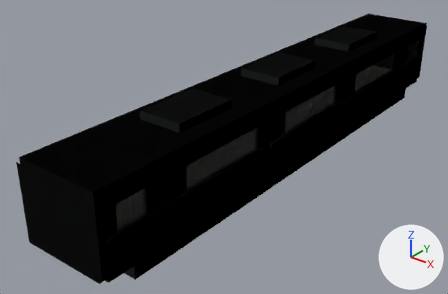
Renders of the glTF model assets/models/metro_voiture.glb from each side of a commit.
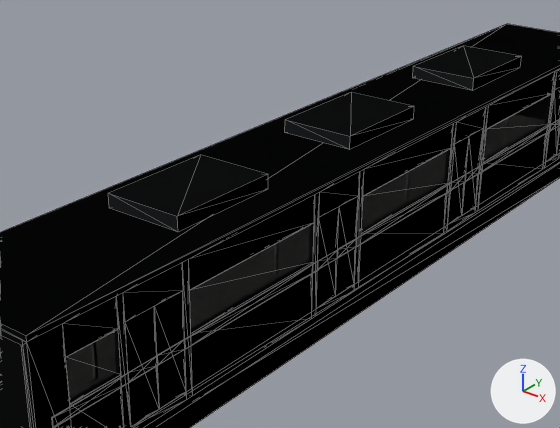
Each version appears first whole from a 50 mm camera at (11.91, -18.07, 8.9) aimed at (-1.17, -1.72, -1.24), and next in a close-up on the part from 17% to 89% of the width and 0% to 83% of the height. The lights are fixed; the arrows at lower right show +X, +Y and +Z. The first two pictures are the older version. The close-ups show mesh edges as thin lines. Vertices at exactly the same position are counted once.

Names of what the first close-up shows: 'E235_voiture'.
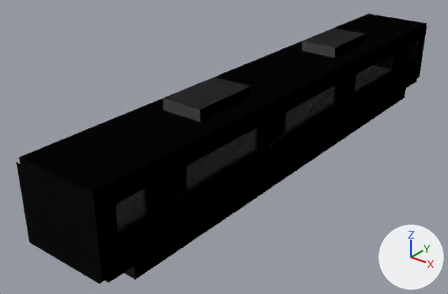
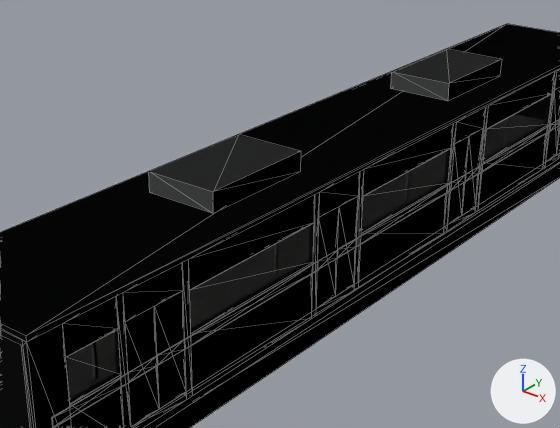
What changed in the scene script:
```text
Add mat_clim:
    mat_clim = principled_material('clim')
    mat_clim.base_color = (0.7, 0.71, 0.72)  # light grey #dadbdd
    mat_clim.metallic = 0.05
    mat_clim.roughness = 0.8
Change me_mesh_0:
    used by ob_e235_voiture; location = (0.0, 0.0, 0.0)
    remove me_mesh_0.from_pydata(...)  # 960 vertices, 1612 faces; spans x -1.5..1.5, y -10.1..10.1, z -1.9..1.8
    add me_mesh_0.from_pydata(...)  # 952 vertices, 1600 faces; spans x -1.5..1.5, y -10.1..10.1, z -1.9..1.9
    me_mesh_0 part 1: the loose piece of 8 vertices spanning x -0.8..0.8, y 3.8..6.2, z 1.5..1.8 is moved by (0.0, -1.0, 0.1), in mat_clim (light grey #dadbdd)
    me_mesh_0 part 2: the loose piece of 8 vertices spanning x -0.8..0.8, y -6.2..-3.8, z 1.5..1.8 is moved by (0.0, 1.0, 0.1), in mat_clim (light grey #dadbdd)
    me_mesh_0 part 3: the loose piece of 8 vertices spanning x -0.8..0.8, y -1.2..1.2, z 1.5..1.8 is deleted
    add me_mesh_0.materials.append(mat_clim)  # light grey #dadbdd
```

Boxes [x1, y1, x2, y2] around the edits, measured in the close-ups (560 x 428 px; the box of a moved part takes in the faces that stretch with it):
part 1 of me_mesh_0, moved or reshaped
    before: [413, 46, 522, 90]
    after: [391, 49, 502, 101]
part 2 of me_mesh_0, moved or reshaped
    before: [108, 155, 268, 232]
    after: [149, 134, 301, 213]
part 3 of me_mesh_0, deleted
    before: [285, 92, 414, 150]
